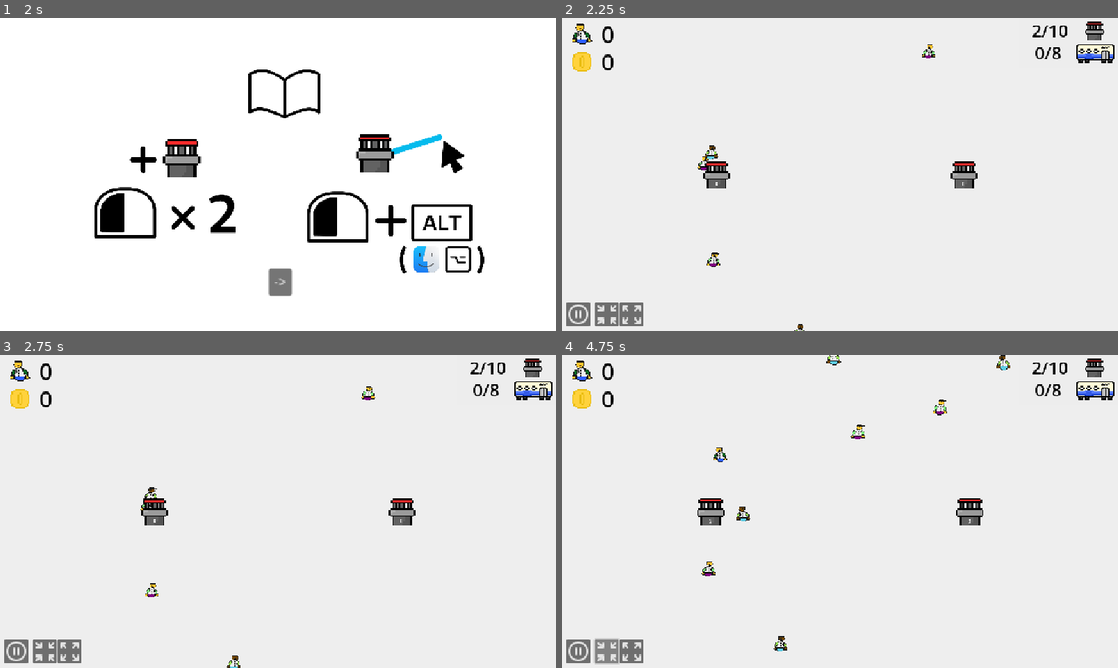
Above: before the commit, frames 1-4 (two rows, left to right).
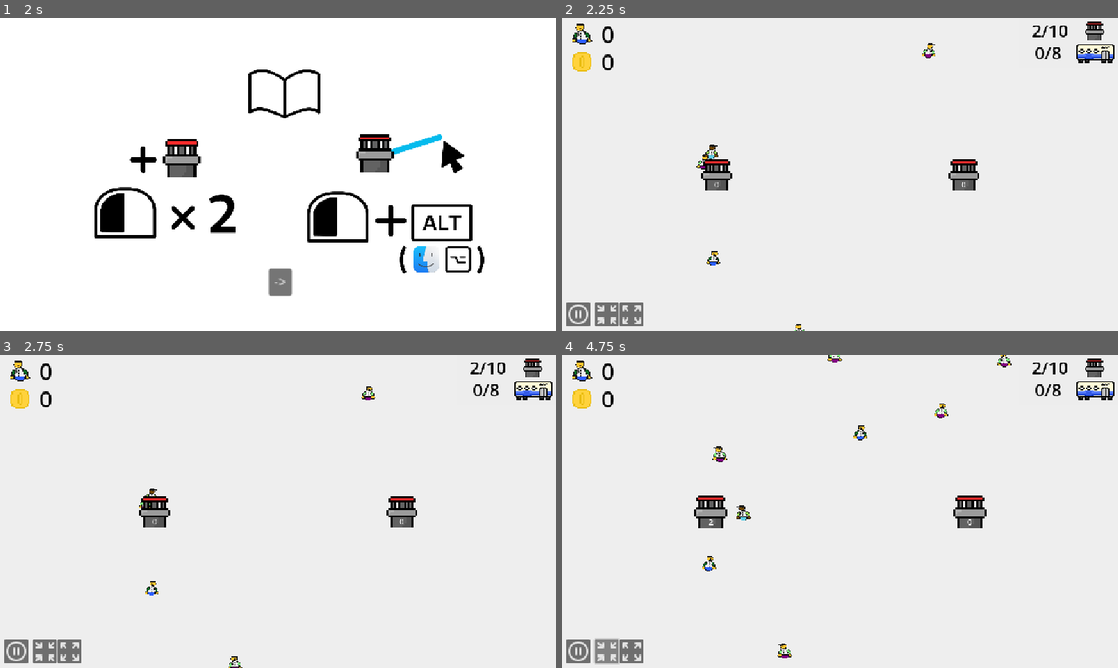
Above: after the commit, the same moments.

Repository: produced-demand/produced-demand
Game: Godot game, scene res://level.tscn
Same seed, same stepped clock (60 frames per second), same inputs: the game is played once before the commit and once after it.
Inputs (mouse positions are in pixels of both pictures, inside the frame that each line leads up to):
- Up to frame 1 (2 s): click (44, 315) at 0.5 s; click (66, 315) at 1.25 s
- Up to frame 2 (2.25 s): click "->" at 2 s
- Up to frame 3 (2.75 s): no input
- Up to frame 4 (4.75 s): click (606, 652) at 2.75 s; click (628, 652) at 3.5 s; click (606, 652) at 4.25 s

Frame 1 is identical in both runs. In frame 2, 0.7% of the frame differs, in the area x 24-75%, y 8-100%; in frame 3, 0.6%; in frame 4, 1.3%, in the area x 23-81%, y 0-97%.

Commit message:
Small UX improvements and changes

Diff:
--- a/level.tscn
+++ b/level.tscn
@@ -15,6 +15,7 @@
 script = ExtResource("4_d34ci")
 
 [node name="Areas" type="Node2D" parent="."]
+position = Vector2(0, -1)
 script = ExtResource("2_q4dxd")
 
 [node name="Paths" type="Node2D" parent="."]
--- a/person.tscn
+++ b/person.tscn
@@ -56,5 +56,5 @@
 
 [node name="AnimatedSprite" type="AnimatedSprite2D" parent="."]
 sprite_frames = SubResource("SpriteFrames_i83te")
-animation = &"frill"
+animation = &"phil"
 autoplay = "phil"
--- a/scripts/Game.gd
+++ b/scripts/Game.gd
@@ -2,7 +2,8 @@
 
 var score = 0
 var people_delivered = 0
-var hud
+var coins = 0
+var hud: CanvasLayer
 var route_creator
 var camera
 
@@ -27,6 +28,16 @@
 
 	if Input.is_action_just_pressed("pause"):
 		toggle_pause()
+
+func add_coins_from_distance(distance):
+	var points = calc_points(distance)
+	coins = snappedf(coins + points * 10, .1)
+	hud.update_coins_label(coins)
+
+func calc_points(distance):
+	var max_points = 12
+	var scale_factor = 85
+	return max_points / (1 + (distance / scale_factor))
 
 func reset():
 	start_time = 0
--- a/scripts/PeopleGenerator.gd
+++ b/scripts/PeopleGenerator.gd
@@ -14,7 +14,23 @@
 		var area_indexs = get_existing_area_indexs()
 		for i in range(round(.5 * len(area_indexs))):
 			var area_index = area_indexs[randi_range(0, len(area_indexs) - 1)]
-			generate_person(area_index.x, area_index.y)
+
+			var person = generate_person(area_index.x, area_index.y)
+			var rand_position = get_random_position_in_areas(area_indexs)
+			person.set_position_goal(rand_position)
+
+func get_random_position_in_areas(area_indexs: Array):
+	var area_index = area_indexs[randi_range(0, len(area_indexs) - 1)]
+	var y = area_index.x
+	var x = area_index.y
+
+	var area = areas.areas_array[y][x]
+
+	var x_pos = randf_range(0, area_size)
+	var y_pos = randf_range(0, area_size)
+
+	var rand_position = Vector2(x_pos + area.global_position.x, y_pos + area.global_position.y)
+	return rand_position
 
 func register_areas_script(script):
 	areas = script
@@ -31,16 +47,21 @@
 func get_area_count():
 	return len(get_existing_area_indexs())
 
-func generate_person(y, x):
+func generate_person(y: int, x: int):
 	var area = areas.areas_array[y][x]
 
 	var person = person_scene.instantiate()
 
-	var person_size = person.get_node("CollisionShape2D").shape.get_rect().size
 	var x_pos = randf_range(0, area_size)
 	var y_pos = randf_range(0, area_size)
 
-	# error is here
 	person.global_position = Vector2(x_pos + area.global_position.x - areas.get_position_for_area(y, x).x, y_pos + area.global_position.y - areas.get_position_for_area(y, x).y)
+	area.add_child(person)
+	person.initialize()
+	return person
 
-	area.add_child(person)
+func regenerate_person(pos: Vector2, info):
+	var person = person_scene.instantiate()
+	person.recreate_person(info, pos)
+	get_tree().get_root().get_node("level").get_node("Areas").call_deferred("add_child", person)
+	person.pick_person_icon()
--- a/scripts/Stations.gd
+++ b/scripts/Stations.gd
@@ -10,11 +10,11 @@
 func add_station(station_node):
 	stations.append(station_node)
 
-func find_closest_station(person):
+func find_closest_station(given_position: Vector2):
 	var target = stations[0]
-	var target_distance = get_distance(stations[0].get_global_position(), person.get_global_position())
+	var target_distance = get_distance(stations[0].get_global_position(), given_position)
 	for station in stations:
-		var distance = get_distance(station.get_global_position(), person.get_global_position())
+		var distance = get_distance(station.get_global_position(), given_position)
 		if distance < target_distance:
 			target = station
 			target_distance = distance
@@ -26,6 +26,8 @@
 func can_add_station(new_position):
 	if station_at(new_position):
 		print("there is a station nearby, cannot place a new one here")
+		var station = get_station_at(new_position)
+		station.shake()
 		return false
 	if len(stations) + 1 <= Game.get_max_stations() and not route_being_created:
 		return true
@@ -39,6 +41,14 @@
 		if diff_x < 120 and diff_y < 120:
 			return true
 	return false
+
+func get_station_at(given_position):
+	for station in stations:
+		var diff_x = abs(station.global_position.x - given_position.x)
+		var diff_y = abs(station.global_position.y - given_position.y)
+		if diff_x < 120 and diff_y < 120:
+			return station
+	return null
 
 func get_index_of_station_at_position(given_position):
 	for station_index in range(0, len(stations)):
--- a/scripts/area-creation.gd
+++ b/scripts/area-creation.gd
@@ -17,20 +17,14 @@
 		empty_array.fill(null)
 		areas_array[i] = empty_array
 
-	var position_x = 0 - area_size * 1.5
-	var position_y = 0 - area_size * 1.5
-
 	for i in range(6, 9):
 		for j in range(6, 9):
 			var area_position = get_position_for_area(i, j)
 			areas_array[i][j] = generate_area(area_position)
-			position_x += area_size
-		position_x = 0 - area_size * 1.5
-		position_y += area_size
 
 	PeopleGenerator.register_areas_script(self)
 
-func _process(delta: float) -> void:
+func _process(_delta: float) -> void:
 	if Game.paused:
 		return
 	if Game.get_time() > last_tile_added + time_before:
@@ -43,7 +37,7 @@
 	var radius = 2
 	var spots_in_radius
 	var found_spot = false
-	while radius < floor(len(areas_array) / 2):
+	while radius < floor(len(areas_array) / 2.0):
 		spots_in_radius = get_items_in_radius(radius)
 		var empty_spots = spots_in_radius.filter(func(item): return areas_array[item.x][item.y] == null)
 		if len(empty_spots) > 0:
@@ -59,7 +53,7 @@
 
 func get_items_in_radius(radius):
 	var items = []
-	var center = floor(len(areas_array) / 2)
+	var center = floor(len(areas_array) / 2.0)
 	for i in range(center - radius, center + radius + 1):
 		items.append(Vector2(i, center - radius)) # left
 		items.append(Vector2(i, center + radius)) # right
--- a/scripts/bus_movement.gd
+++ b/scripts/bus_movement.gd
@@ -30,7 +30,7 @@
 	parent = get_parent()
 	route = parent.get_parent()
 	parent.progress = 0
-	var closest_point = route.get_closest_point(self)
+	var closest_point = route.get_closest_point(global_position)
 	last_point = closest_point
 	current_station = Stations.get_station_at_position(closest_point.position)
 	exit_station()
@@ -54,8 +54,8 @@
 				get_node("Label").position.x = -28
 			exit_station()
 
-	var speed = update_bus_speed(delta)
-	var change = speed * delta
+	var new_speed = update_bus_speed(delta)
+	var change = new_speed * delta
 	update_bus_position(change)
 
 # ======================================================
@@ -69,7 +69,7 @@
 				acceleration = (0 - pow(speed, 2)) / (2 * distance_to_station)
 
 func exited_station_range(station):
-	if route.has_station(station) and last_station == station: # only run this if properly left last
+	if route.has_station(station) and last_station == station: # only run this if properly left last - THIS IS THE CAUSE OF NOT PICKING UP WHEN TOO CLOSE ISSUE
 		acceleration = 0
 		speed = top_speed
 
@@ -77,15 +77,16 @@
 	if station == current_station:
 		time_arrived_at_station = Time.get_ticks_msec()
 
+		# people are removed, their data should be saved
 		var people_delivered = current_station.deliver_people(occupants)
 		for person in people_delivered:
 			var person_index = occupants.find(person, 0)
 			occupants.remove_at(person_index)
+			PeopleGenerator.regenerate_person(current_station.global_position, person)
 
 		wait_time = current_station.get_wait_time(get_open_seats())
 		acceleration = 0
 		speed = 0
-		print("stopped") # does not recover if looped, and is last point (issues is when going)
 
 func exit_station():
 	acceleration = ((pow(top_speed, 2)) / (2 * 80))
@@ -100,7 +101,7 @@
 	if not Stations.stations[Stations.get_index_of_station_at_position(next_point_with_station.position)] == station:
 		return false
 
-	var radius = station.get_node("Nearby").get_node("Collider").shape.radius * .6
+	var radius = station.get_node("Nearby").get_node("Collider").shape.radius
 
 	var current_point = route.get_next_point(last_point, reverse)
 	while current_point != next_point_with_station:
@@ -112,7 +113,7 @@
 	return true
 
 
-func get_distance_to_station(station):
+func get_distance_to_station(_station):
 	var next_point = route.get_next_point(last_point, reverse)
 	var distance_to = distance(global_position, next_point.position)
 	if next_point.atStation:
@@ -182,7 +183,6 @@
 	last_point = point
 	if route.is_end_point(point):
 		if not route_closed:
-			print("no-return")
 			reverse_when_complete = true
 		else: # route is closed
 			restart_when_complete = true
--- a/scripts/camera_movement.gd
+++ b/scripts/camera_movement.gd
@@ -42,9 +42,9 @@
 	if zoom_target.x > 10:
 		zoom_target.x = 10
 		zoom_target.y = 10;
-	if zoom_target.x < .5:
-		zoom_target.x = .5
-		zoom_target.y = .5
+	if zoom_target.x < .35:
+		zoom_target.x = .35
+		zoom_target.y = .35
 
 func simple_pan(delta):
 	var move_amount = Vector2.ZERO
--- /dev/null
+++ b/scripts/dragging.gd
@@ -0,0 +1,74 @@
+extends Node2D
+
+var mouse_down: bool = false
+var dragging: bool = false
+
+var x_offset
+var y_offset
+
+var callback: Callable = placeholder
+
+enum Shape {
+	SQUARE,
+	CIRCLE
+}
+var shape = Shape.SQUARE
+var width
+var height
+var radius
+
+var data
+
+func _ready():
+	if self.get_class() == "Sprite2D":
+		width = self.texture.get_width()
+		height = self.texture.get_height()
+	else:
+		width = get_child(0).shape.radius
+		height = get_child(0).shape.radius
+
+
+func _process(delta: float) -> void:
+	var mouse_was_down = mouse_down
+
+	if Input.is_action_pressed("left_click"):
+		mouse_down = true
+	else:
+		mouse_down = false
+
+	if mouse_down:
+		var mouse_pos = get_global_mouse_position()
+		if not mouse_was_down:
+			if shape == Shape.SQUARE and global_position.x - width / 2 < mouse_pos.x and mouse_pos.x < global_position.x + width / 2 and global_position.y - height / 2 < mouse_pos.y and mouse_pos.y < global_position.y + height / 2:
+				start_dragging(mouse_pos)
+			if shape == Shape.CIRCLE and global_position.distance_to(mouse_pos) < radius:
+				start_dragging(mouse_pos)
+		if dragging:
+			global_position.x = mouse_pos.x - x_offset
+			global_position.y = mouse_pos.y - y_offset
+			callback.call({
+				"pos": global_position,
+				"data": data,
+			})
+	elif mouse_was_down:
+		dragging = false
+
+func start_dragging(mouse_pos):
+	dragging = true
+	x_offset = mouse_pos.x - global_position.x
+	y_offset = mouse_pos.y - global_position.y
+
+func placeholder(input):
+	pass
+
+func set_function(function):
+	callback = function
+
+func set_shape(new_shape: Shape):
+	shape = new_shape
+
+func set_radius(new_radius):
+	radius = new_radius
+
+func set_data(new_data):
+	data = new_data
--- a/scripts/hud.gd
+++ b/scripts/hud.gd
@@ -9,6 +9,9 @@
 
 func set_score(score):
 	get_node("Info").get_node("Score").get_node("ScoreLabel").text = str(score)
+
+func update_coins_label(coins):
+	get_node("Info").get_node("Coins").get_node("Label").text = str(coins)
 
 func show_end():
 	get_node("End").show()
--- a/scripts/person_movement.gd
+++ b/scripts/person_movement.gd
@@ -1,37 +1,63 @@
 extends Area2D
 
 var target_station
+
+# defines person
 var dream_station
-var at_station: bool = false
+var position_goal
 var distance_walked
 var speed
 
-func _ready() -> void:
+var initialized = false
+var left_stations = false
+
+# this should only be run for people being created the first time
+func initialize():
 	speed = randf_range(20, 30)
-	target_station = Stations.find_closest_station(self)
+	target_station = Stations.find_closest_station(get_global_position())
 	distance_walked = Stations.get_distance(get_global_position(), target_station.get_global_position())
-	generate_dream_station()
-	if (global_position.y - target_station.position.y) / (global_position.x - target_station.position.x) > 0:
+	if global_position.x < target_station.position.x:
 		get_node("AnimatedSprite").scale.x = -1
+	pick_person_icon()
 
-	# change icon
-	var rand = randf()
-	if rand < .3:
-		get_node("AnimatedSprite").play("bill")
-	elif rand < .7:
-		get_node("AnimatedSprite").play("frill")
+	initialized = true
+
+func set_position_goal(global_pos: Vector2):
+	# could cause a problem if the dream station is the closest station
+	position_goal = global_pos
+	dream_station = Stations.find_closest_station(position_goal)
+	distance_walked += Stations.get_distance(position_goal, dream_station.get_global_position())
+
+func recreate_person(info, pos: Vector2):
+	position_goal = info.position_goal
+	speed = info.speed
+	distance_walked = info.distance_walked
+	global_position = pos
+	if global_position.x < position_goal.x:
+		get_node("AnimatedSprite").scale.x = -1
+	pick_person_icon()
+
+	initialized = true
+	left_stations = true
 
 func _process(delta: float) -> void:
-	if target_station and not at_station and not Game.paused:
-		move_to(target_station, delta)
+	if not Game.paused and initialized:
+		if left_stations:
+			move_to(position_goal, delta)
+		else:
+			move_to(target_station.get_global_position(), delta)
 
-func move_to(target, delta):
-	var distance_remaining = Stations.get_distance(get_global_position(), target_station.get_global_position())
+func move_to(target_pos: Vector2, delta: float):
+	var distance_remaining = Stations.get_distance(get_global_position(), target_pos)
 	if distance_remaining < 5:
-		at_station = true
-		target_station.add_person(self)
+		# should only do this if
+		if left_stations:
+			Game.add_coins_from_distance(distance_walked)
+			queue_free()
+		else:
+			target_station.add_person(self)
 
-	var target_position: Vector2 = target.get_global_position()
+	var target_position: Vector2 = target_pos
 	var vel: Vector2 = target_position - get_global_position()
 
 	vel = vel.normalized()
@@ -40,8 +66,11 @@
 func joined_station():
 	queue_free()
 
-func generate_dream_station():
-	dream_station = Stations.get_random_station_excluding(target_station)
-
 func get_dream_station():
 	return dream_station
+
+func pick_person_icon():
+	var animations = get_node("AnimatedSprite").sprite_frames.get_animation_names()
+	var random_animation = animations[randi_range(0, animations.size() - 1)]
+
+	get_node("AnimatedSprite").call_deferred("play", random_animation)
--- a/scripts/route.gd
+++ b/scripts/route.gd
@@ -27,10 +27,10 @@
 func get_station_count():
 	return len(stations)
 
-func add_point_at_position(point, atStation):
+func add_point_at_position(point, at_station):
 	points.append({
 		"position": point,
-		"atStation": atStation
+		"atStation": at_station
 	})
 
 	#var marker = Sprite2D.new()
@@ -38,13 +38,20 @@
 	#marker.global_position = point
 	#add_child(marker)
 	#marker.scale = Vector2(.25, .25)
-	#
-	# add collider
+
+
+	# add collider - SHOULD BE VISIBLE IN SOME WAY WHEN MOVING (GIVE MOVE CURSOR ICON OR SOMETHING)
 	var circle_shape = CircleShape2D.new()
 	circle_shape.radius = 20
 
 	var area = Area2D.new()
 	add_child(area)
+	#if not at_station:
+		#area.set_script(load("res://scripts/dragging.gd"))
+		#area.set_function(point_moved)
+		#area.set_radius(circle_shape.radius)
+		#area.set_shape(area.Shape.CIRCLE)
+		#area.set_data(len(points) - 1)
 
 	var area_collision_shape = CollisionShape2D.new()
 	area_collision_shape.shape = circle_shape
@@ -53,6 +60,16 @@
 
 	area.connect("area_entered", _on_bus_entered.bind(len(points) - 1))
 
+func point_moved(obj):
+	var new_position: Vector2 = obj.pos
+	var point_index = obj.data
+	#var point_index = get_point_index(point)
+	#print(point)
+	print("var " + str(point_index))
+
+	self.curve.set_point_position(point_index, new_position)
+	visual_line.set_point_position(point_index, new_position)
+
 func _on_bus_entered(area, point_index):
 	if area.name == "BusCollider":
 		var bus = area.get_parent()
@@ -60,12 +77,14 @@
 			if self.get_next_point(bus.last_point, bus.reverse) == points[point_index]:
 				bus.set_last_point(points[point_index])
 
+#func get_point_index(point):
+	#return points.find(point, 0)
 
-func get_closest_point(bus):
+func get_closest_point(pos):
 	var closest = points[0]
-	var target_distance = get_distance(points[0].position, bus.get_global_position())
+	var target_distance = get_distance(points[0].position, pos)
 	for point in points:
-		var distance = get_distance(point.position, bus.get_global_position())
+		var distance = get_distance(point.position, pos)
 		if distance < target_distance:
 			closest = point
 			target_distance = distance
--- a/scripts/route_creation.gd
+++ b/scripts/route_creation.gd
@@ -60,7 +60,7 @@
 
 func create_route(start_position):
 	var route = Path2D.new()
-	var route_script = load("res://scripts/route.gd")
+	var route_script = preload("res://scripts/route.gd")
 	route.script = route_script
 	current_route = route
 
@@ -76,7 +76,6 @@
 	# live preview
 	var line = Line2D.new()
 	line.default_color = Color(randf(), randf(), randf())
-	line.set_end_cap_mode(2)
 	line.width = 6
 	current_line = line
 	line.add_point(start_position)
--- a/scripts/station.gd
+++ b/scripts/station.gd
@@ -1,10 +1,13 @@
 extends Area2D
 
-var people: int = 0
+var people: Array
 var happy_people: int = 0 # this is temporary, until global score is kept
-var dream_stations: Array
 
 var routes: Array
+
+var random_strength = 15
+var shakeFade = 5
+var shake_strength = 0
 
 func _ready() -> void:
 	Stations.add_station(self)
@@ -13,62 +16,72 @@
 	$Nearby.connect("area_entered", _on_range_entered)
 	$Nearby.connect("area_exited", _on_range_exited)
 
+func _process(delta):
+	if shake_strength > 0:
+		shake_strength = lerpf(shake_strength, 0, shakeFade * delta)
+		get_node("Sprite2D").position = Vector2(randf_range(-shake_strength, shake_strength), randf_range(-shake_strength, shake_strength))
+
 func add_person(person):
-	people += 1
-	if people > Game.max_people_at_station:
-		Game.end_game(people)
-	dream_stations.append(person.get_dream_station())
+	people.append({
+		"last_station": person.get_dream_station(),
+		"position_goal": person.position_goal,
+		"distance_walked": person.distance_walked,
+		"speed": person.speed
+	})
+
 	person.joined_station() # removes person
 	update_occupants_label()
 
+	if len(people) > Game.max_people_at_station:
+		Game.end_game(len(people))
+
 func update_occupants_label():
-	get_node("Label").text = str(people)
+	get_node("Label").text = str(len(people))
 
 func add_route(route):
-	#if not route in routes:
+	# if not route in routes: # not sure why this was commented, try it out later
 	routes.append(route)
 
 func get_wait_time(spots_available):
 	var potential_passengers
-	if spots_available < people:
+	if spots_available < len(people):
 		potential_passengers = spots_available
 	else:
-		potential_passengers = people
-	return 400 + (potential_passengers * 300)
+		potential_passengers = len(people)
+	return 400 + (potential_passengers * 300) # 400 is the base time, 300 is additional per passenger
 
 
 # needed code in these two functions can probably be extracted
 func get_people(amount_of_people: int, route):
 	var people_to_send: Array
 
-	for dream in dream_stations:
+	for person in people:
 		if amount_of_people == 0:
 			break
-		if route_leads_to_dream(dream, route):
-			var dream_index = dream_stations.find(dream)
-			people_to_send.append(dream)
-			dream_stations.remove_at(dream_index)
+		if route_leads_to_dream(person.last_station, route):
+			var person_index = people.find(person)
+			people_to_send.append(person)
+			people.remove_at(person_index)
 			amount_of_people -= 1
+		# try this a final time then remove
 		#else:
 			#print("dream: " + str(dream) + " - " + str(route.stations))
 			#print(dream in route.stations)
-			#print("person rejected unfairly")
+			#print("person rejected unjustly")
 
-	people -= len(people_to_send)
 	update_occupants_label()
 	return people_to_send
 
-func deliver_people(peoples_dreams: Array):
-	# this should also deliver people if the station is on the way to their final one!
+func deliver_people(new_people: Array):
 	var people_to_deliver: Array
-	for dream in peoples_dreams:
-		if (dream == self) or station_leads_to_dream(dream, self, [], []):
-			people_to_deliver.append(dream)
+	for person in new_people:
+		if (person.last_station == self) or station_leads_to_dream(person.last_station, self, [], []):
+			people_to_deliver.append(person)
 			happy_people += 1
 			Game.add_people_delivered(1)
 	return people_to_deliver
 
-func station_leads_to_dream(dream, current_station, checked_routes: Array, checked_stations: Array):
+func station_leads_to_dream(dream, current_station, checked_routes: Array, checked_stations: Array): # dream here is last_station
 	# routes of this station
 	for route in current_station.routes:
 		if not route in checked_routes:
@@ -84,11 +97,13 @@
 							return true
 	return false
 
-func route_leads_to_dream(dream, route):
+func route_leads_to_dream(dream, route): # dream here is last_station
 	var excluded_routes = routes.duplicate()
 	excluded_routes.remove_at(excluded_routes.find(route, 0))
 	return (dream in route.stations) or station_leads_to_dream(dream, self, excluded_routes, [])
 
+func shake():
+	shake_strength = random_strength
 
 func _on_range_entered(area):
 	if area.name == "BusCollider":
--- a/station.tscn
+++ b/station.tscn
@@ -10,28 +10,26 @@
 radius = 190.946
 
 [node name="Station" type="Area2D"]
-position = Vector2(1, -4.76837e-07)
-scale = Vector2(0.623212, 0.623212)
 script = ExtResource("1_lynhj")
 
 [node name="Sprite2D" type="Sprite2D" parent="."]
-scale = Vector2(5.51312, 5.51312)
+scale = Vector2(4.09256, 4.09256)
 texture = ExtResource("1_ximm3")
 
 [node name="CollisionShape2D" type="CollisionShape2D" parent="."]
-position = Vector2(-1.60459, 7.65128e-07)
-scale = Vector2(2.8166, 2.8166)
+scale = Vector2(1.2566, 1.2566)
 shape = SubResource("CircleShape2D_7upvr")
 
 [node name="Label" type="Label" parent="."]
-offset_left = -21.0
-offset_top = 18.0
-offset_right = 19.0
-offset_bottom = 41.0
+offset_left = -20.0
+offset_top = 9.0
+offset_right = 20.0
+offset_bottom = 32.0
 text = "0"
 horizontal_alignment = 1
 
 [node name="Nearby" type="Area2D" parent="."]
+scale = Vector2(0.719999, 0.719999)
 
 [node name="Collider" type="CollisionShape2D" parent="Nearby"]
 shape = SubResource("CircleShape2D_uao8i")
Renamed: press/screetshot.png -> press/screenshot.png
Not shown, added: scripts/dragging.gd.uid
